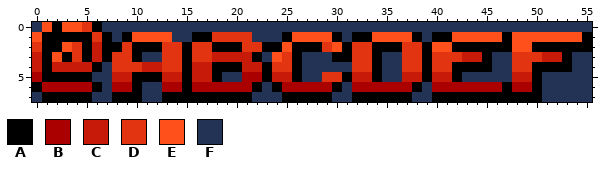
Pixel-art sprite -- client/images/notes/wfang.png. The picture above was drawn from the file before the commit.
The file is 112x16 pixels, drawn in blocks of 2x2; one block is one cell here.
Palette (. is transparent): A #000000  B #ab0000  C #c71a09  D #e33412  E #ff4f1b  F #223355
New version:
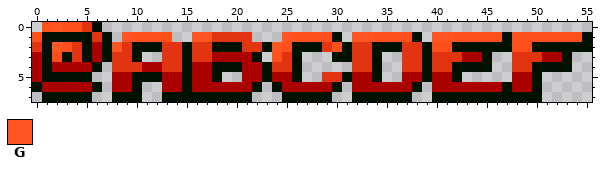
Colours new in this view: G #ff5522
The edit:
@@ palette @@
-A #000000
+A #001101
@@ x 0..55 @@
-0 FEAEEDAFFFFFFFFFFFFFFFFFFFFFFFFFFFFFFFFFFFFFFFFFFFFFFFFF
-1 EAAAAADAFAEEEEFFAADDDDFFFAEEEEAFAAEEEEAFAAEEEEEAEEEEEEEA
-2 DAAEDACAADAAADDADDAAADDAAEAAADEADDAAADDAEEAAAAAAEEAAAAAA
-3 CAEADACADDAFFDDADDCCCCAFEDAFFFAADDAFFDDADDDCCAFFDDDCCAFF
-4 CACCCCAFDDDCCDDACCAAACCADDAFFFFFDDAFFDDADDAAAAFFDDAAAAFF
-5 BAAAAAFFCCAAACCACCAFFBBACCAFFDDACCAFFCCACCAFFFFFCCAFFFFF
-6 ABBBBBAFBBAFFBBABBBBBBAFABBBBBAFBBBBBBAFBBBBBBBABBAFFFFF
-7 FAAAAAFFAAAFFAAAAAAAAAFFFAAAAAFFAAAAAAFFAAAAAAAAAAAFFFFF
+0 .EGEEDA.................................................
+1 EAAAAADA.GEEEE..GGDDDD...GEEEEA.GGEEEEA.GGEEEEEAEEEEEEEA
+2 DAGEDABAGDAAADDADDAAADDAGEAAADEADDAAADDAEEAAAAAAEEAAAAAA
+3 BAEADABADDA..DDADDBBBBA.EDA...AADDA..DDADDDBBA..DDDBBA..
+4 BABBBBA.DDDBBDDABBAAABBADDA.....DDA..DDADDAAAA..DDAAAA..
+5 BAAAAA..BBAAABBABBA..BBABBA..DDABBA..BBABBA.....BBA.....
+6 ABBBBBA.BBA..BBABBBBBBA.ABBBBBA.BBBBBBA.BBBBBBBABBA.....
+7 .AAAAA..AAA..AAAAAAAAA...AAAAA..AAAAAA..AAAAAAAAAAA.....
Boxes around the changes in both pictures, in picture pixels (x1, y1, x2, y2):
changed: (32, 22, 592, 102)
